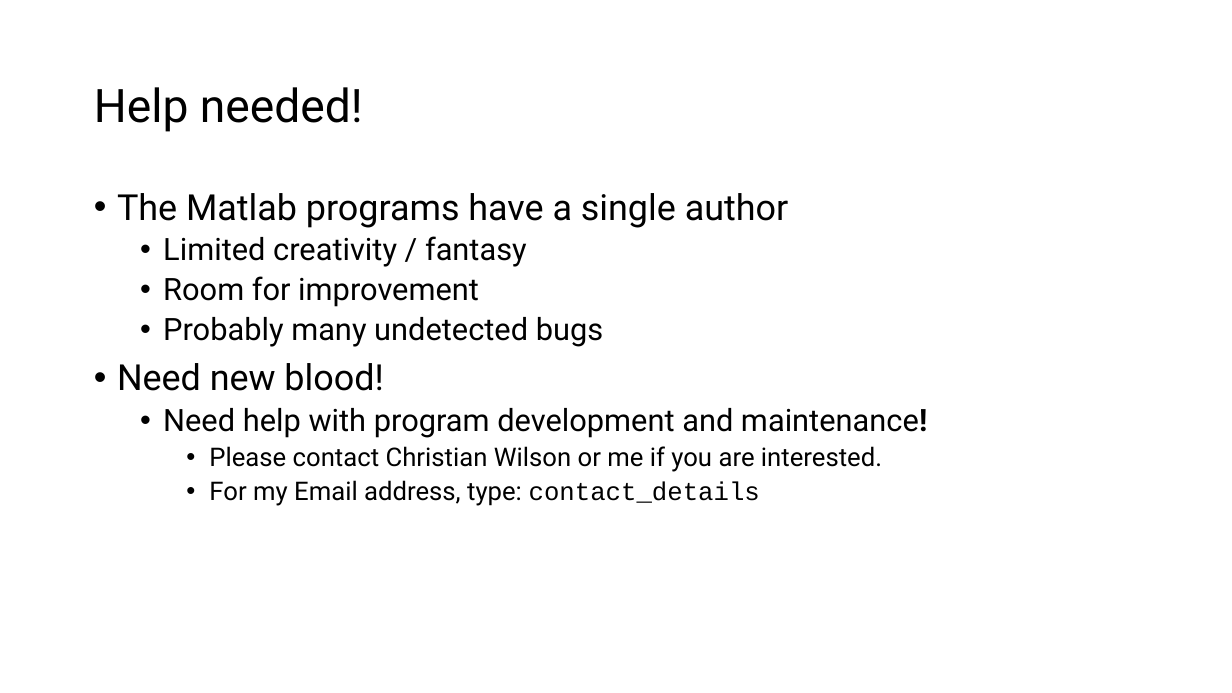
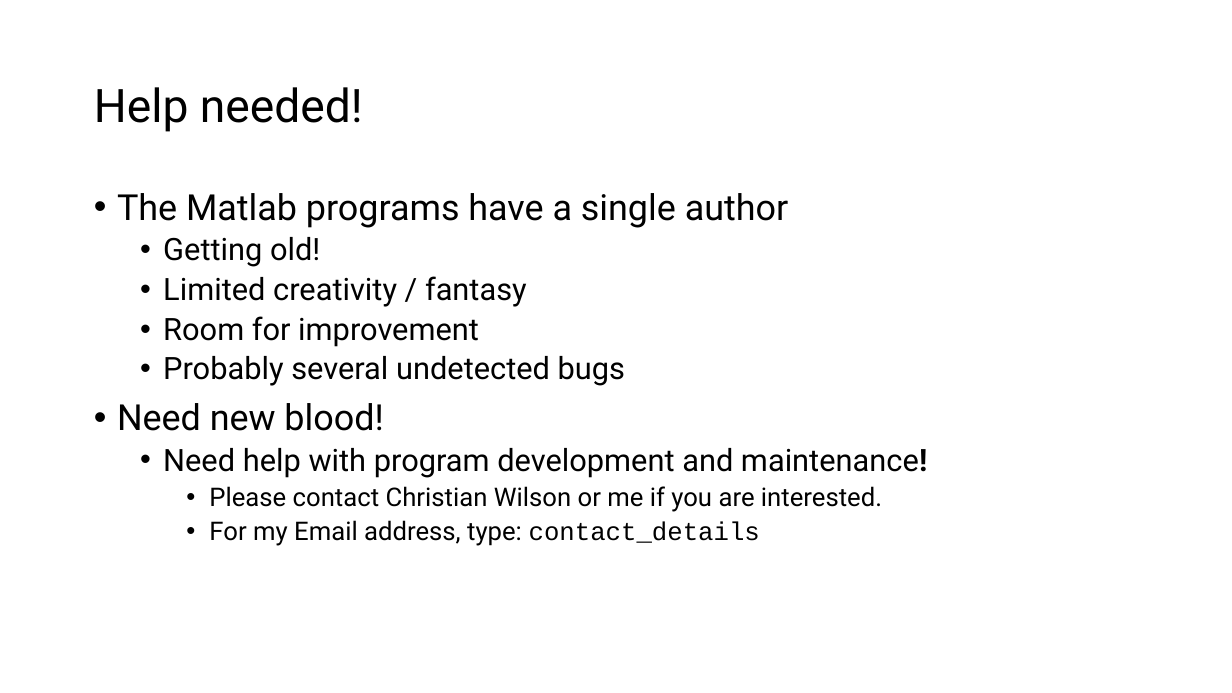
Before and after one commit to are-mj/OpticalTweezers, a slide deck: slide 16 of Summer school 2024/Exercises.pptx (slide 18 before the commit). Drawn at 1232x693 pixels with LibreOffice and Linux fonts; fonts in the diff are those of the drawing. Boxes give left, top, right and bottom in pixels: in the first picture for what was removed or moved away, otherwise in the second. Text is boxed around its words. In the diff, an @@ line names an element or a change of style, - is before the commit and + after.

```diff
--- a/Summer school 2024/Exercises.pptx
+++ b/Summer school 2024/Exercises.pptx
@@ text at [163,237,320,267]: paragraph added @@
+  • Getting old!
@@ text at [163,356,625,386]: text changed @@
-  • Probably many undetected bugs
+  • Probably several undetected bugs
```
Also in this commit, not shown: 1 other slide changed, 2 slides removed, 2 other files.
